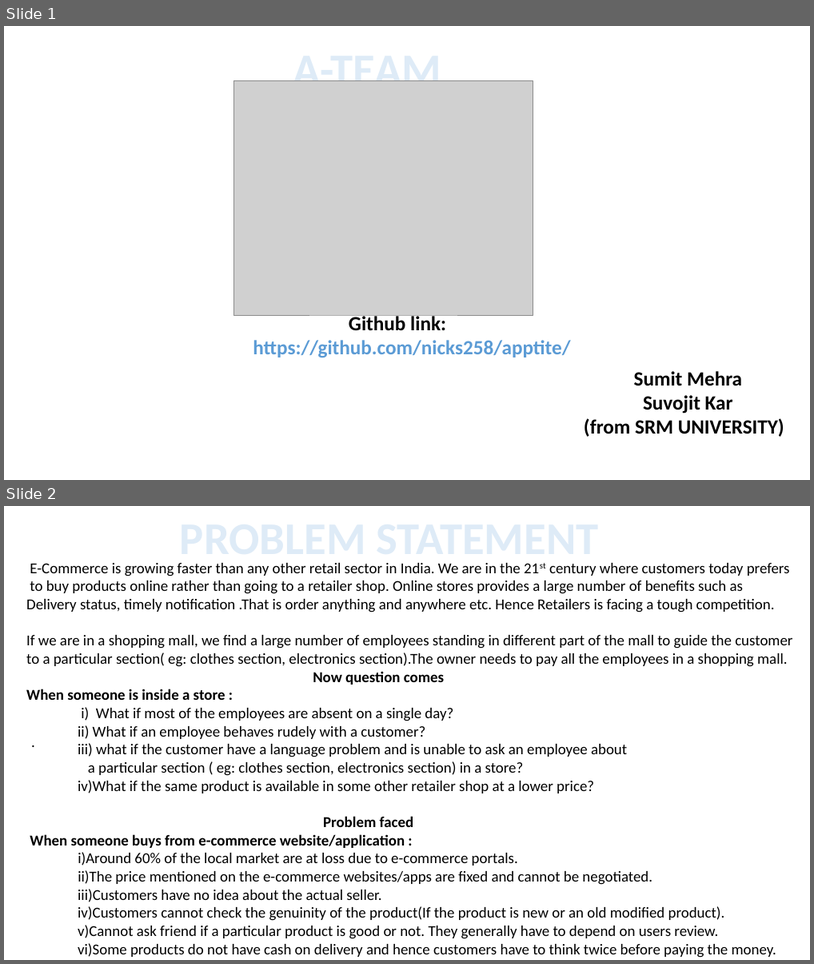
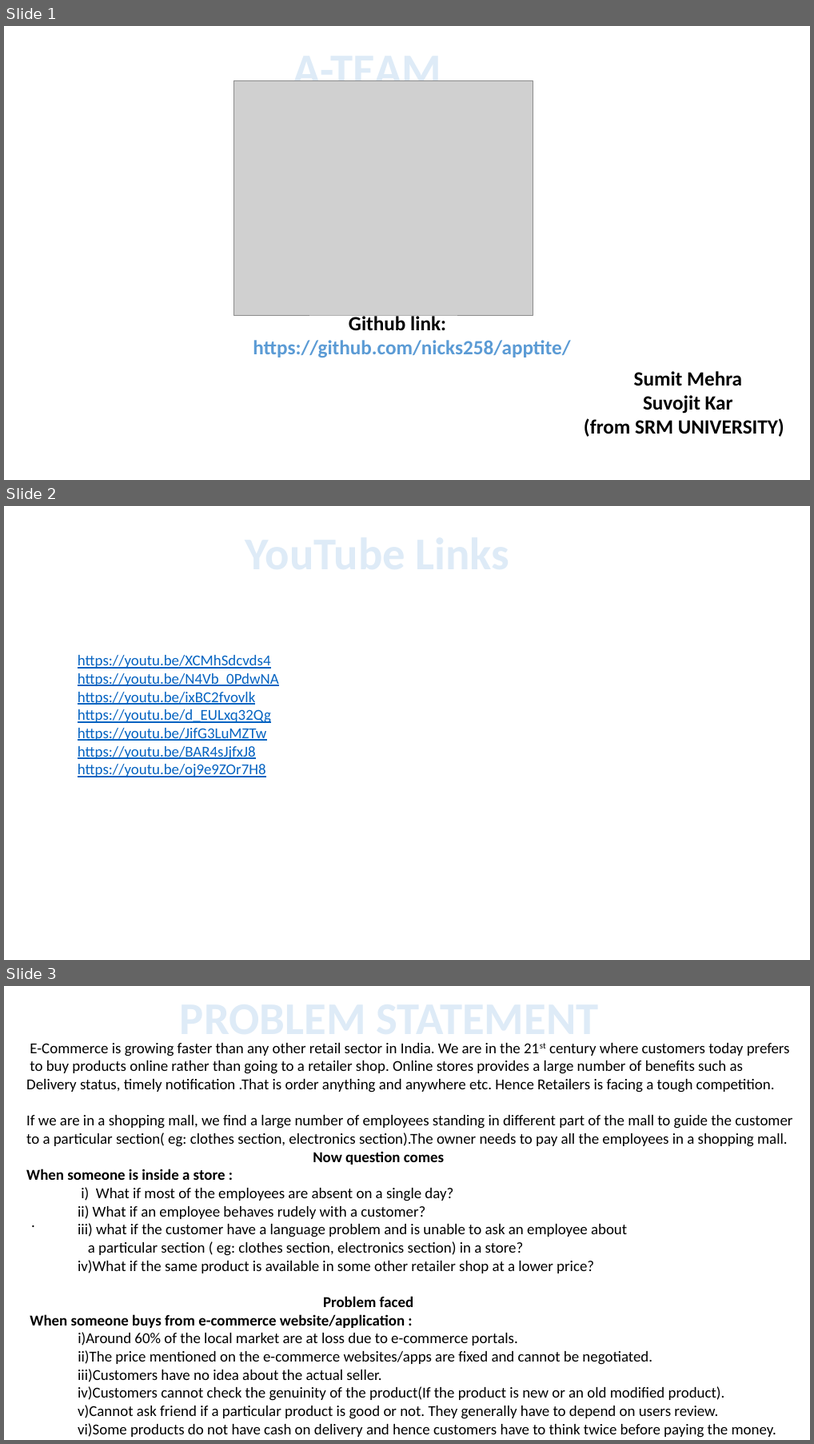
Before and after one commit to nicks258/apptite, a slide deck: A-TEAM.pptx. Shown one above the other, each under a label of ours: slides 1 and 2 before the commit, slides 1, 2 and 3 after it. The pictures are 814x964 and 814x1444 pixels, drawn with LibreOffice and Linux fonts; fonts in the diff are those of the drawing; grey boxes stand for pictures. Boxes give left, top, right and bottom in pixels: in the first picture for what was removed or moved away, otherwise in the second. Text is boxed around its words. In the diff, an @@ line names an element or a change of style, - is before the commit and + after.

Commit message:
Youtube link added for the presentation

```diff
--- a/A-TEAM.pptx
+++ b/A-TEAM.pptx
@@ slide 2 added at [4, 506, 810, 960], background #FFFFFF @@
@@ text added at [78, 655, 279, 777], 18 pt, text #0563C1, underline @@
+https://youtu.be/XCMhSdcvds4
+https://youtu.be/N4Vb_0PdwNA
+https://youtu.be/ixBC2fvovlk
+https://youtu.be/d_EULxq32Qg
+https://youtu.be/JifG3LuMZTw
+https://youtu.be/BAR4sJjfxJ8
+https://youtu.be/oj9e9ZOr7H8
@@ what was slide 2 is now slide 3 @@
```
